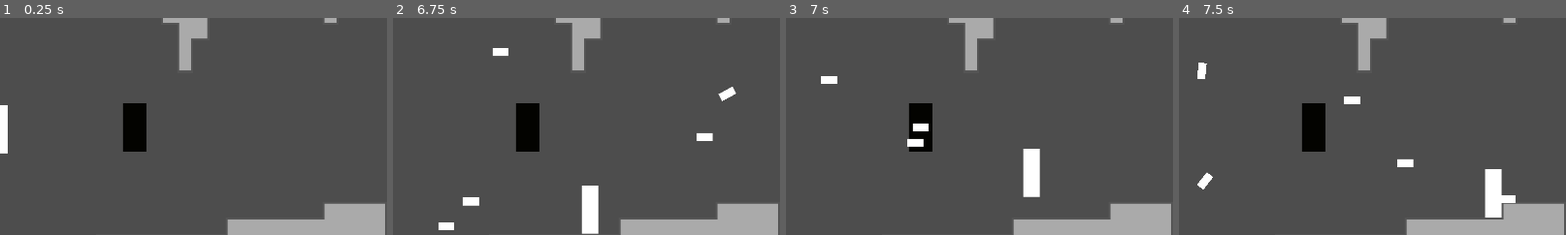
Above: before the commit, frames 1-4 (left to right).
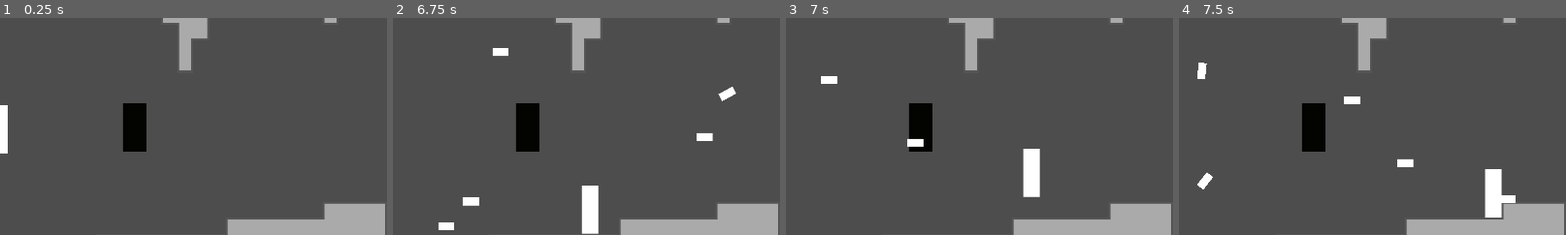
Above: after the commit, the same moments.

Repository: Crafter549/Action-Game-Hackathon
Game: Godot game, scene res://main.tscn
Two runs of this game, one before a commit and one after it. Both use one fixed random seed, a clock stepped at 60 frames per second and the inputs below.
Inputs (mouse positions are % of the whole screen's width and height, from its top left):
- Up to frame 1 (0.25 s): no input
- Up to frame 2 (6.75 s): move the mouse to (45, 70) at 0.52 s; hold D (move_right) 0.53-2.03 s; click (45, 70) at 0.6 s; tap W (jump) at 0.77, 1.52, 3.02, 3.77, 4.52, 6.02 s; move the mouse to (80, 65) at 1.27 s; click (80, 65) at 1.35 s; move the mouse to (20, 35) at 2.02 s; hold A (move_left) 2.03-4.28 s; click (20, 35) at 2.1 s; move the mouse to (55, 50) at 2.77 s; click (55, 50) at 2.85 s; move the mouse to (35, 25) at 3.52 s; click (35, 25) at 3.6 s; move the mouse to (72, 45) at 4.27 s; hold D (move_right) from 4.28 s (still down); click (72, 45) at 4.35 s; move the mouse to (30, 55) at 5.02 s; click (30, 55) at 5.1 s; move the mouse to (60, 28) at 5.77 s; click (60, 28) at 5.85 s; move the mouse to (45, 70) at 6.52 s; click (45, 70) at 6.6 s
- Up to frame 3 (7 s): keep holding D (move_right); tap W (jump) at 6.77 s
- Up to frame 4 (7.5 s): keep holding D (move_right); move the mouse to (80, 65) at 7.27 s; click (80, 65) at 7.35 s
The pictures show only the part of the screen within x 50-100%, y 32-82%; the shares and areas given below are measured in that part.

Frames 1-2 are identical in both runs. In frame 3, 0.2% of the frame differs, in the area x 32-37%, y 48-53%; in frame 4, nothing differs.
Error after the commit: Parse Error: Expected expression after "or" operator. (res://bullet.gd:4)

Commit message:
delete bullets

Diff:
--- a/action-game-hackathon/bullet.gd
+++ b/action-game-hackathon/bullet.gd
@@ -1,5 +1,7 @@
 extends RigidBody2D
 
-
+func _physics_process(delta: float) -> void:
+	if
+		queue_free()
 func _on_visible_on_screen_notifier_2d_screen_exited() -> void:
 	queue_free()
